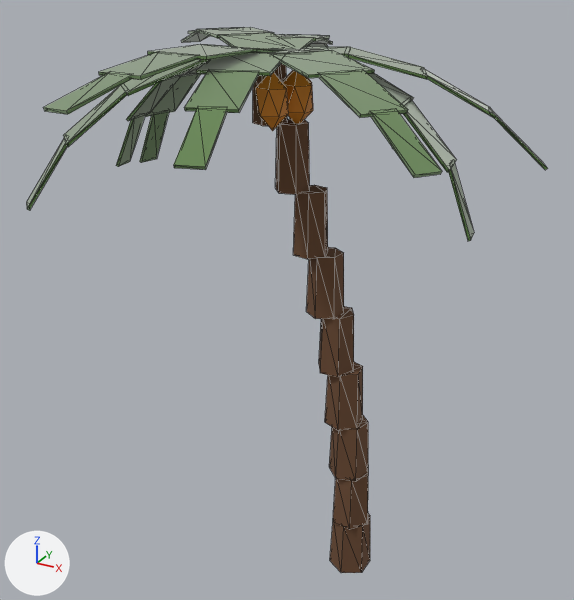
Renders of the glTF model assets/nature/palm_a.glb from each side of a commit.
Camera for both pictures: a camera (50 mm lens) standing at (5.36, -9.43, 9.89) and looking at (0.01, 0.31, 5.02). Every picture has the same lights, and +X, +Y and +Z are marked at lower left. The older version comes first. Mesh edges are drawn as thin lines. Vertices at exactly the same position are counted once.

Objects in the first picture: 'Palm'.
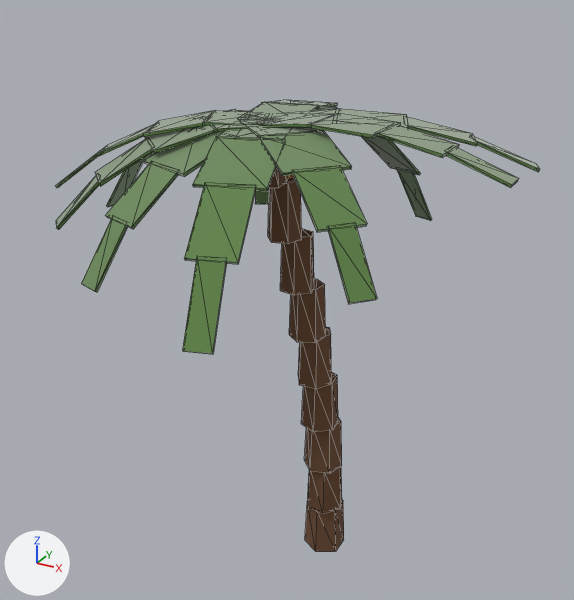
The change, as a diff of the scene's bpy script:
```diff
--- a/assets/nature/palm_a.glb.py
+++ b/assets/nature/palm_a.glb.py
@@ me_palm @@
-me_palm.from_pydata(...)  # 496 vertices, 768 faces; spans x -3.33..3.33, y -3.54..3.54, z 0.0..8.79
+me_palm.from_pydata(...)  # 496 vertices, 768 faces; spans x -3.32..3.32, y -3.37..3.37, z 0.0..7.9
+# me_palm part 1: the loose piece of 12 vertices spanning x 0.69..1.31, y 0.46..1.17, z 0.0..0.98 is scaled about its middle by (1, 1, 0.901), then moved by (-0.63, 0.26, -0.05)
+# me_palm part 2: the loose piece of 12 vertices spanning x 0.64..1.32, y 0.49..1.13, z 0.96..1.94 is scaled about its middle by (1, 1, 0.901), then moved by (-0.62, 0.25, -0.14)
+# me_palm part 3: the loose piece of 12 vertices spanning x 0.6..1.24, y 0.47..1.11, z 1.92..2.9 is scaled about its middle by (1, 1, 0.901), then moved by (-0.58, 0.22, -0.24)
+# me_palm part 4: the loose piece of 12 vertices spanning x 0.53..1.12, y 0.43..1.06, z 2.88..3.86 is scaled about its middle by (1, 1, 0.901), then moved by (-0.52, 0.17, -0.33)
+# me_palm part 5: the loose piece of 12 vertices spanning x 0.38..0.99, y 0.43..0.96, z 3.84..4.81 is scaled about its middle by (1, 1, 0.901), then moved by (-0.42, 0.1, -0.43)
+# me_palm part 6: the loose piece of 12 vertices spanning x 0.24..0.77, y 0.34..0.91, z 4.79..5.77 is scaled about its middle by (1, 1, 0.901), then moved by (-0.31, 0.0, -0.52)
+# me_palm part 7: the loose piece of 12 vertices spanning x 0.02..0.55, y 0.28..0.8, z 5.75..6.73 is scaled about its middle by (1, 1, 0.901), then moved by (-0.16, -0.11, -0.62)
+# me_palm part 8: the loose piece of 12 vertices spanning x -0.23..0.28, y 0.19..0.68, z 6.71..7.69 is scaled about its middle by (1, 1, 0.901), then moved by (0.01, -0.24, -0.71)
+# me_palm part 9: the loose piece of 12 vertices spanning x -0.49..-0.05, y 0.08..0.57, z 7.67..8.65 is scaled about its middle by (1, 1, 0.901), then moved by (0.2, -0.39, -0.81)
+# me_palm part 10: the loose piece of 8 vertices spanning x -3.02..-2.51, y 0.66..1.08, z 6.69..7.56 is multiplied about its middle by the matrix ((1.038, -0.083, 0.198), (0.09, 1.056, -0.027), (-0.195, 0.043, 1.041)), then moved by (-0.22, -0.55, -0.68)
+# me_palm part 11: the loose piece of 8 vertices spanning x -1.15..-0.2, y -0.19..0.73, z 8.54..8.66 is multiplied about its middle by the matrix ((0.937, -0.292, 0.113), (0.288, 0.944, 0.051), (-0.123, -0.015, 0.98)), then moved by (0.24, -0.51, -0.8)
+# me_palm part 12: the loose piece of 8 vertices spanning x -1.9..-1.0, y -0.31..0.66, z 8.18..8.59 is multiplied about its middle by the matrix ((0.917, -0.295, 0.225), (0.279, 0.944, 0.101), (-0.244, -0.03, 0.958)), then moved by (0.29, -0.74, -0.65)
+# me_palm part 13: the loose piece of 8 vertices spanning x -2.46..-1.75, y -0.24..0.44, z 7.59..8.24 is multiplied about its middle by the matrix ((0.878, -0.297, 0.331), (0.262, 0.937, 0.148), (-0.36, -0.044, 0.915)), then moved by (0.25, -0.97, -0.42)
+# me_palm part 14: the loose piece of 8 vertices spanning x -2.78..-2.34, y -0.15..0.23, z 6.85..7.65 is multiplied about its middle by the matrix ((0.827, -0.302, 0.431), (0.239, 0.93, 0.193), (-0.469, -0.058, 0.858)), then moved by (0.08, -1.19, -0.15)
+# me_palm part 15: the loose piece of 8 vertices spanning x -2.74..-2.06, y -2.24..-1.54, z 6.75..7.64 is scaled about its middle by (0.996, 0.986, 0.683), then moved by (0.52, -0.03, -0.31)
+# me_palm part 16: the loose piece of 12 vertices spanning x -0.1..0.35, y 0.19..0.61, z 7.64..8.44 is moved by (-0.59, -0.45, -0.85)
+# me_palm part 17: the loose piece of 12 vertices spanning x -0.27..0.18, y -0.22..0.21, z 7.64..8.44 is moved by (-0.24, -0.41, -0.85)
+# me_palm part 18: the loose piece of 12 vertices spanning x -0.21..0.24, y 0.39..0.82, z 7.64..8.44 is moved by (-0.07, -0.27, -0.85)
+# me_palm part 19: 304 of 496 vertices moved; they spanned x -3.33..3.33, y -3.54..3.54, z 6.31..8.79 and now span x -2.78..3.32, y -3.37..3.37, z 5.66..7.9; mean shift (0.18, -0.27, -0.95); largest move (-3.12, 2.78, 8.44) -> (-1.6, 2.72, 5.69)
 me_palm.materials.append(mat_trunk)
```

Where the change shows, as pixel boxes (x1, y1, x2, y2) in the pictures (574 x 600 px; the box of a moved part takes in the faces that stretch with it):
'Palm', reshaped (7% narrower, 17% shorter): before (26, 27, 547, 573); after (56, 100, 540, 552)
part 1 of me_palm, moved or reshaped: before (330, 514, 370, 573); after (305, 499, 344, 552)
part 2 of me_palm, moved or reshaped: before (333, 472, 368, 530); after (307, 465, 342, 514)
part 3 of me_palm, moved or reshaped: before (329, 416, 368, 481); after (305, 418, 342, 474)
part 4 of me_palm, moved or reshaped: before (325, 362, 363, 431); after (301, 372, 338, 432)
part 5 of me_palm, moved or reshaped: before (319, 306, 354, 377); after (298, 327, 332, 389)
part 6 of me_palm, moved or reshaped: before (306, 247, 344, 319); after (289, 279, 326, 343)
part 7 of me_palm, moved or reshaped: before (293, 185, 328, 259); after (280, 229, 314, 295)
part 8 of me_palm, moved or reshaped: before (276, 119, 310, 195); after (268, 176, 302, 244)
part 9 of me_palm, moved or reshaped: before (253, 63, 288, 126); after (269, 167, 287, 188)
part 10 of me_palm, moved or reshaped: before (140, 112, 169, 163); after (106, 161, 144, 207)
part 11 of me_palm, moved or reshaped (not visible before): after (203, 111, 267, 126)
part 12 of me_palm, moved or reshaped: before (164, 63, 204, 81); after (143, 110, 216, 137)
part 13 of me_palm, moved or reshaped: before (127, 76, 181, 121); after (94, 122, 159, 158)
part 14 of me_palm, moved or reshaped: before (116, 115, 145, 167); after (56, 148, 104, 188)
part 15 of me_palm, moved or reshaped: before (26, 135, 68, 211); after (56, 174, 100, 230)
part 16 of me_palm, moved or reshaped (not visible afterwards): before (283, 71, 313, 124)
part 17 of me_palm, moved or reshaped (not visible afterwards): before (256, 72, 289, 131)
part 18 of me_palm, moved or reshaped (mostly hidden): before (286, 70, 312, 85); after (286, 175, 293, 179)
part 19 of me_palm, moved or reshaped: before (43, 27, 547, 241); after (81, 100, 540, 354)
